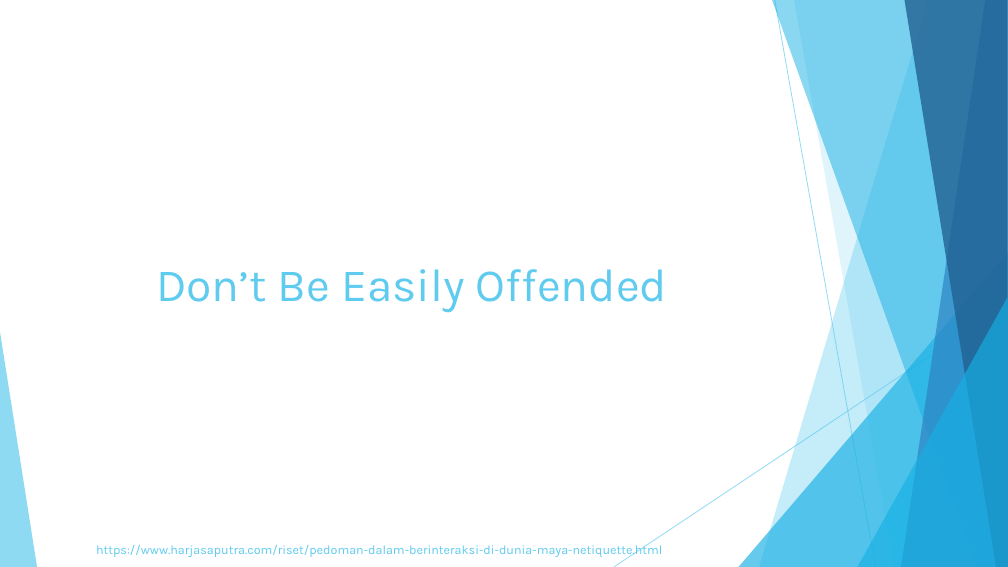
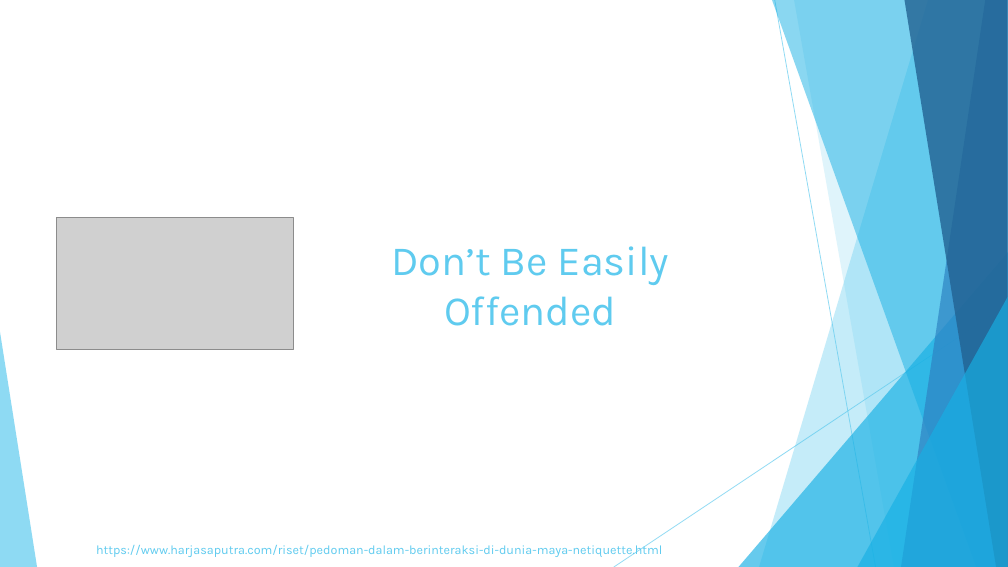
Before and after one commit to itsproinc/Global-Game-Jam, a slide deck: slide 4 of PengIF/Six Tickets to Netiquette.pptx. Drawn at 1008x567 pixels with LibreOffice and Linux fonts; fonts in the diff are those of the drawing; grey boxes stand for pictures. Boxes give left, top, right and bottom in pixels: in the first picture for what was removed or moved away, otherwise in the second. Text is boxed around its words. In the diff, an @@ line names an element or a change of style, - is before the commit and + after.

```diff
--- a/PengIF/Six Tickets to Netiquette.pptx
+++ b/PengIF/Six Tickets to Netiquette.pptx
@@ picture added at [57,218,293,350] @@
@@ title "Don’t Be Easily Offended": place and size @@
-title "Don’t Be Easily Offended" at [156,269,667,312]
+title "Don’t Be Easily Offended" at [391,246,669,326]
@@ title "Don’t Be Easily Offended" at [391,246,669,326]: size 44 to 39.6 pt @@
```
Also in this commit, not shown: 6 other slides changed, 2 slides added, 1 other file.
